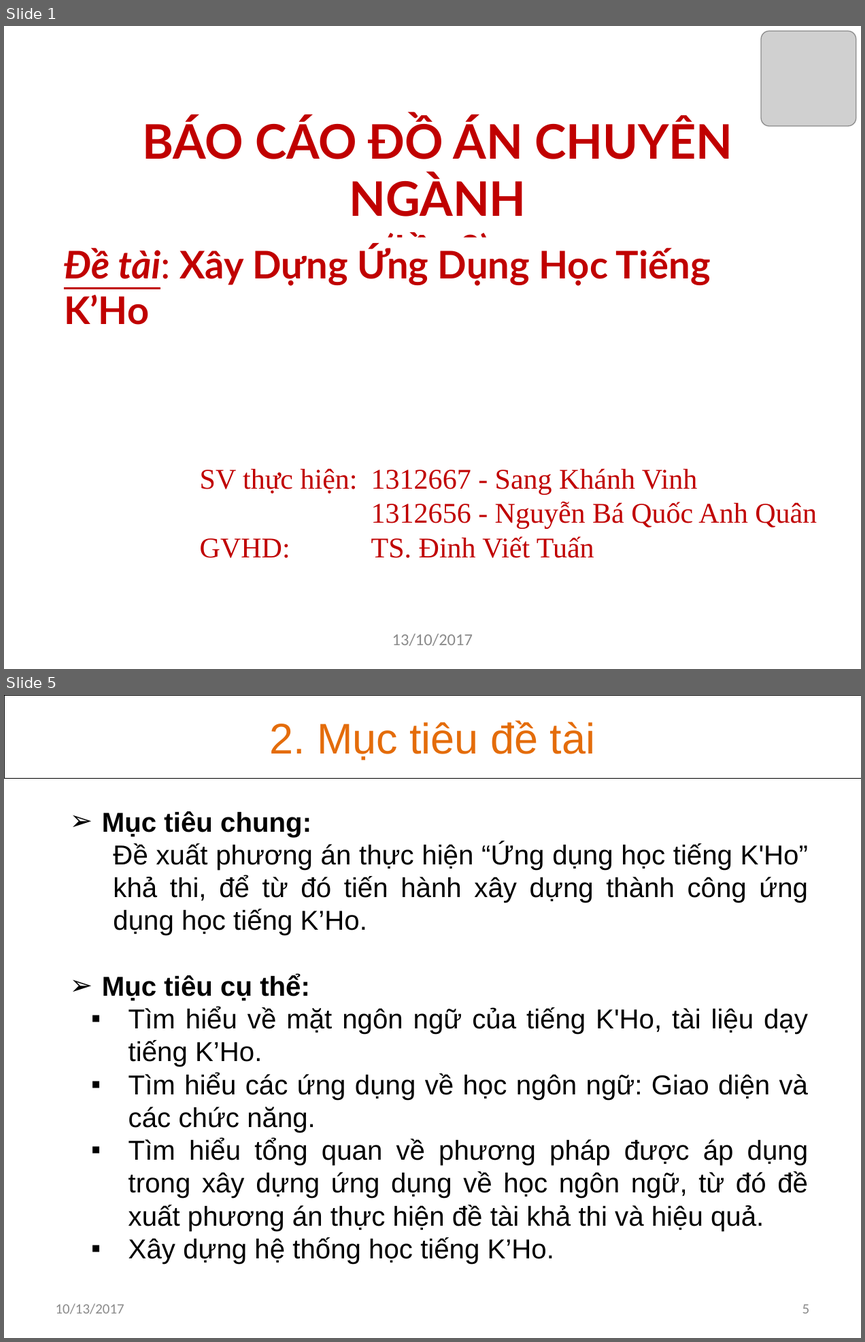
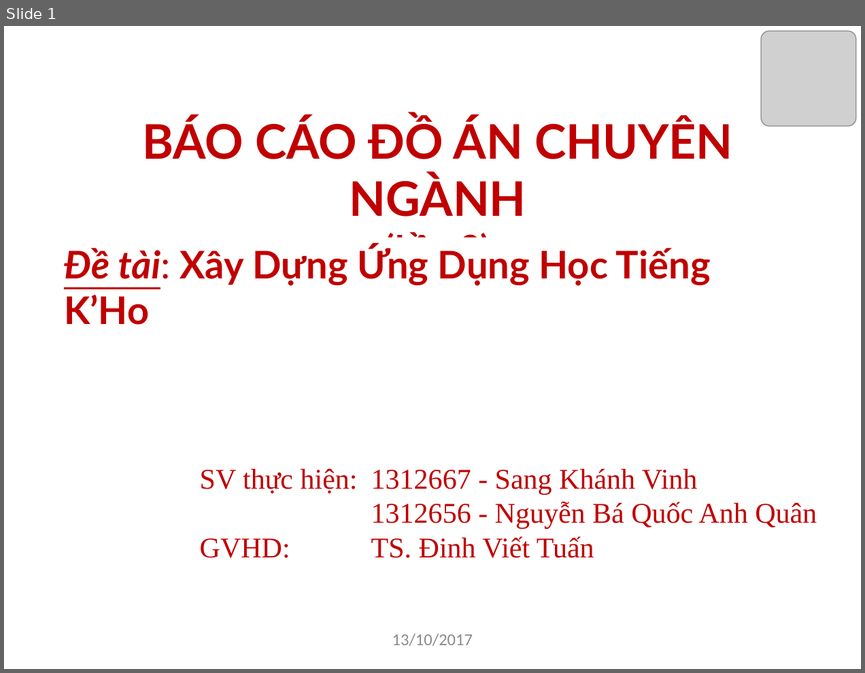
Before and after one commit to khanhvinhit/Do-An, a slide deck: THESIS/DACN_UD_Hoc_KHo_CTK37_BaoCao_D2.pptx. Shown one above the other, each under a label of ours: slides 1 and 5 before the commit, slide 1 after it; the slides between them are not shown. The pictures are 865x1342 and 865x673 pixels, drawn with LibreOffice and Linux fonts; fonts in the diff are those of the drawing; grey boxes stand for pictures. Boxes give left, top, right and bottom in pixels: in the first picture for what was removed or moved away, otherwise in the second. Text is boxed around its words. In the diff, an @@ line names an element or a change of style, - is before the commit and + after.

```diff
--- a/THESIS/DACN_UD_Hoc_KHo_CTK37_BaoCao_D2.pptx
+++ b/THESIS/DACN_UD_Hoc_KHo_CTK37_BaoCao_D2.pptx
@@ slide 5 removed at [4,695,861,1338], background #FFFFFF @@
@@ rectangle removed at [4,695,861,778] @@
-2. Mục tiêu đề tài
@@ text removed at [102,811,808,1263] @@
-➢ Mục tiêu chung:
-Đề xuất phương án thực hiện “Ứng dụng học tiếng K'Ho” khả thi, để từ đó tiến hành xây dựng thành công ứng dụng học tiếng K’Ho.
-➢ Mục tiêu cụ thể:
-▪ Tìm hiểu về mặt ngôn ngữ của tiếng K'Ho, tài liệu dạy tiếng K’Ho.
-▪ Tìm hiểu các ứng dụng về học ngôn ngữ: Giao diện và các chức năng.
-▪ Tìm hiểu tổng quan về phương pháp được áp dụng trong xây dựng ứng dụng về học ngôn ngữ, từ đó đề xuất phương án thực hiện đề tài khả thi và hiệu quả.
-▪ Xây dựng hệ thống học tiếng K’Ho.
@@ text removed at [56,1303,124,1314] @@
-10/13/2017
@@ page number removed at [802,1304,810,1313] @@
-5
```
Also in this commit, not shown: 9 slides changed, 6 slides added, 14 other slides removed, 1 other file.
